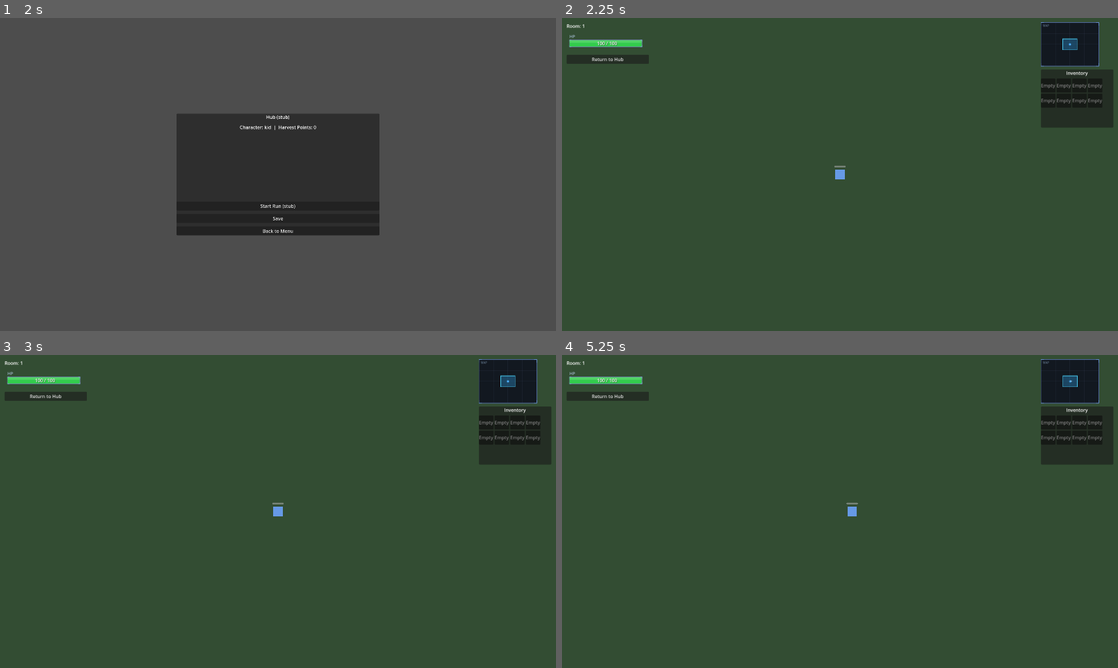
Above: before the commit, frames 1-4 (two rows, left to right).
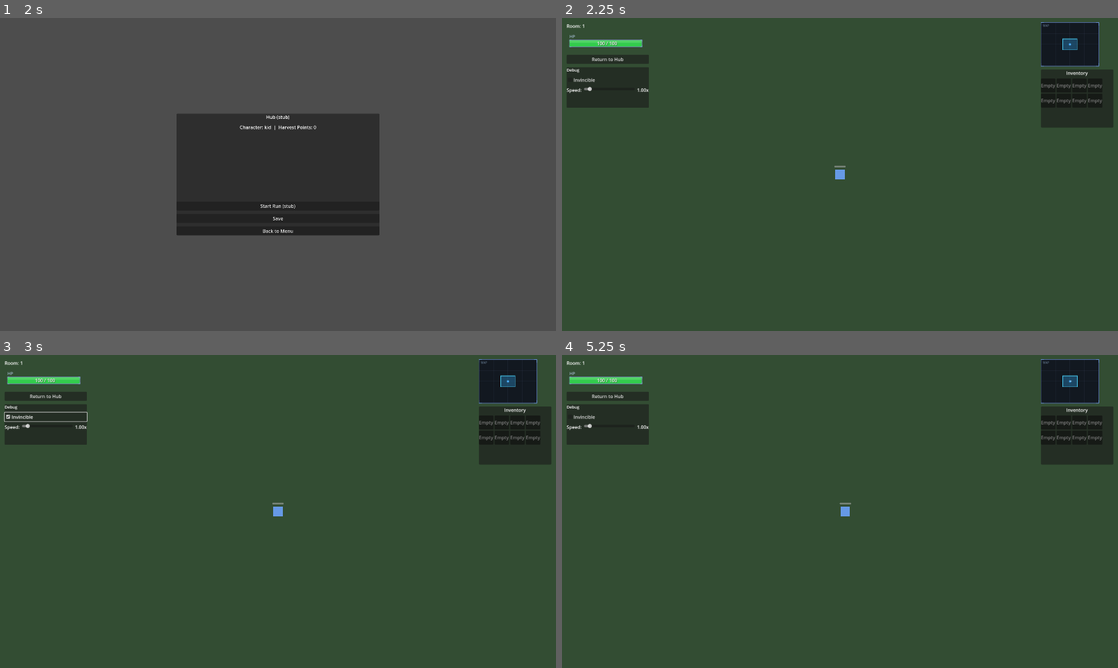
Above: after the commit, the same moments.

Repository: Fritzzzz1/NutriRun
Game: Godot game, scene res://scenes/ui/main_menu.tscn
Same seed, same stepped clock (60 frames per second), same inputs: the game is played once before the commit and once after it.
Inputs (mouse positions are in pixels of both pictures, inside the frame that each line leads up to):
- Up to frame 1 (2 s): click "Start (stub)" at 0.5 s; click "Continue" at 1.25 s
- Up to frame 2 (2.25 s): click "Start Run (stub)" at 2 s
- Up to frame 3 (3 s): click (44, 417) at 2.75 s, where only the run after the commit has a clickable "Invincible"
- Up to frame 4 (5.25 s): click "Return to Hub" at 3.5 s; click "Start Run (stub)" at 4.25 s; tap Enter at 5 s; hold Right (ui_right) from 5.03 s (still down)

Frame 1 is identical in both runs. In frame 2, 1.9% of the frame differs, in the area x 0-16%, y 15-29%; in frame 3, 1.8%; in frame 4, 2.0%, in the area x 0-92%, y 6-52%.

Commit message:
refactor movement

Diff:
--- a/scenes/entities/Player.tscn
+++ b/scenes/entities/Player.tscn
@@ -10,7 +10,7 @@
 
 [node name="Player" type="CharacterBody2D" groups=["player"]]
 collision_layer = 2
-collision_mask = 1
+collision_mask = 5
 script = ExtResource("1_player")
 
 [node name="CollisionShape2D" type="CollisionShape2D" parent="."]
--- a/scenes/gameplay/gameplay_root.tscn
+++ b/scenes/gameplay/gameplay_root.tscn
@@ -68,6 +68,51 @@
 layout_mode = 2
 text = "Return to Hub"
 
+[node name="DebugPanel" type="PanelContainer" parent="UILayer/UI/TopLeft/VBox"]
+layout_mode = 2
+custom_minimum_size = Vector2(280, 140)
+
+[node name="VBox" type="VBoxContainer" parent="UILayer/UI/TopLeft/VBox/DebugPanel"]
+layout_mode = 2
+theme_override_constants/separation = 8
+offset_left = 8.0
+offset_top = 8.0
+offset_right = 272.0
+offset_bottom = 132.0
+
+[node name="Label" type="Label" parent="UILayer/UI/TopLeft/VBox/DebugPanel/VBox"]
+layout_mode = 2
+text = "Debug"
+theme_override_font_sizes/font_size = 14
+
+[node name="InvincibleCheckBox" type="CheckBox" parent="UILayer/UI/TopLeft/VBox/DebugPanel/VBox"]
+layout_mode = 2
+text = "Invincible"
+
+[node name="GameSpeedContainer" type="HBoxContainer" parent="UILayer/UI/TopLeft/VBox/DebugPanel/VBox"]
+layout_mode = 2
+theme_override_constants/separation = 8
+
+[node name="GameSpeedLabel" type="Label" parent="UILayer/UI/TopLeft/VBox/DebugPanel/VBox/GameSpeedContainer"]
+layout_mode = 2
+size_flags_horizontal = 0
+text = "Speed:"
+custom_minimum_size = Vector2(50, 0)
+
+[node name="GameSpeedSlider" type="HSlider" parent="UILayer/UI/TopLeft/VBox/DebugPanel/VBox/GameSpeedContainer"]
+layout_mode = 2
+size_flags_horizontal = 3
+min_value = 0.25
+max_value = 10.0
+step = 0.25
+value = 1.0
+
+[node name="GameSpeedValueLabel" type="Label" parent="UILayer/UI/TopLeft/VBox/DebugPanel/VBox/GameSpeedContainer"]
+layout_mode = 2
+size_flags_horizontal = 0
+text = "1.0x"
+custom_minimum_size = Vector2(40, 0)
+
 [node name="TopRight" type="MarginContainer" parent="UILayer/UI"]
 layout_mode = 1
 anchors_preset = 1
@@ -96,3 +141,5 @@
 [node name="ItemPickupDisplay" parent="UILayer" instance=ExtResource("7_item_display")]
 
 [connection signal="pressed" from="UILayer/UI/TopLeft/VBox/ReturnButton" to="." method="_on_return_to_hub_pressed"]
+[connection signal="toggled" from="UILayer/UI/TopLeft/VBox/DebugPanel/VBox/InvincibleCheckBox" to="." method="_on_debug_invincible_toggled"]
+[connection signal="value_changed" from="UILayer/UI/TopLeft/VBox/DebugPanel/VBox/GameSpeedContainer/GameSpeedSlider" to="." method="_on_debug_game_speed_changed"]
--- a/scripts/enemies/EnemyBase.gd
+++ b/scripts/enemies/EnemyBase.gd
@@ -7,8 +7,13 @@
 var current_health: int = 50
 var speed: float = 80.0
 var damage: int = 10
-var attack_cooldown: float = 1.0
+var attack_cooldown: float = 0.3
 var attack_timer: float = 0.0
+var last_movement_direction: Vector2 = Vector2.ZERO
+
+# Push physics
+var push_velocity: Vector2 = Vector2.ZERO
+var push_resistance: float = 0.3
 
 var can_shoot: bool = true
 var projectile_speed: float = 250.0
@@ -16,6 +21,8 @@
 var shoot_cooldown: float = 2.0
 var shoot_timer: float = 0.0
 
+var game_balance: Dictionary = {}
+
 var player_ref: Node2D = null
 var is_active: bool = true
 
@@ -26,10 +33,11 @@
 
 
 func _ready() -> void:
+	_load_game_balance()
 	current_health = max_health
 
 	collision_layer = 4
-	collision_mask = 1
+	collision_mask = 1 + 2  # Collide with walls (layer 1) and player (layer 2)
 
 	visual_container = get_node_or_null("VisualContainer")
 	if not visual_container:
@@ -53,16 +61,24 @@
 	attack_timer -= delta
 	shoot_timer -= delta
 
+	# Decay push velocity
+	push_velocity = push_velocity.lerp(Vector2.ZERO, 20.0 * delta)
+
 	if player_ref and is_instance_valid(player_ref):
 		var direction = (player_ref.global_position - global_position).normalized()
 		var distance = global_position.distance_to(player_ref.global_position)
 
-		velocity = direction * speed
+		last_movement_direction = direction
+
+		# Combine movement with push from player
+		velocity = direction * speed + push_velocity
 		move_and_slide()
 
 		if can_shoot and shoot_timer <= 0 and distance < shoot_range and distance > 50:
 			_shoot_projectile(direction)
 			shoot_timer = shoot_cooldown
+
+		_check_contact_damage()
 	else:
 		_find_player()
 
@@ -158,6 +174,31 @@
 	tween.tween_property(visual_container, "modulate", Color.WHITE, 0.2)
 
 
+func _load_game_balance() -> void:
+	"""Load game balance settings from JSON config."""
+	var balance_path = "res://assets/data/game_balance.json"
+	if ResourceLoader.exists(balance_path):
+		var file = FileAccess.open(balance_path, FileAccess.READ)
+		if file:
+			var json = JSON.new()
+			var parse_result = json.parse_string(file.get_as_text())
+			file.close()
+
+			if parse_result:
+				game_balance = parse_result
+
+				if game_balance.has("enemy"):
+					var enemy_config = game_balance.enemy
+					max_health = enemy_config.get("base_health", 50)
+					speed = enemy_config.get("base_speed", 80.0)
+					damage = enemy_config.get("base_damage", 10)
+					attack_cooldown = enemy_config.get("attack_cooldown", 0.3)
+					projectile_speed = enemy_config.get("projectile_speed", 250.0)
+					shoot_range = enemy_config.get("shoot_range", 300.0)
+					shoot_cooldown = enemy_config.get("shoot_cooldown", 2.0)
+					push_resistance = enemy_config.get("push_resistance", 0.3)
+
+
 func _find_player() -> void:
 	"""Find the player in the scene."""
 	var players = get_tree().get_nodes_in_group("player")
@@ -222,6 +263,19 @@
 		hitbox.area_entered.connect(_on_hitbox_area_entered)
 
 
+func _check_contact_damage() -> void:
+	"""Check for continuous contact damage with player."""
+	if attack_timer > 0 or not is_active or not hitbox:
+		return
+
+	var overlapping_areas = hitbox.get_overlapping_areas()
+	for area in overlapping_areas:
+		var player = area.get_parent()
+		if player and player.is_in_group("player"):
+			_deal_contact_damage(player)
+			break
+
+
 func _on_hitbox_area_entered(area: Area2D) -> void:
 	"""Handle when hitbox overlaps with player hurtbox (contact damage)."""
 	if attack_timer > 0 or not is_active:
@@ -233,10 +287,10 @@
 
 
 func _deal_contact_damage(player: Node2D) -> void:
-	"""Deal contact damage to the player."""
+	"""Deal contact damage to the player and push them in enemy's movement direction."""
 	if player.has_method("take_damage"):
-		var knockback_dir = (player.global_position - global_position).normalized()
-		player.take_damage(damage, knockback_dir)
+		var push_direction = last_movement_direction if last_movement_direction != Vector2.ZERO else (player.global_position - global_position).normalized()
+		player.take_damage(damage, push_direction)
 		enemy_hit_player.emit()
 		attack_timer = attack_cooldown
 
@@ -282,6 +336,11 @@
 	if health_bar:
 		health_bar.max_value = max_health
 		health_bar.value = current_health
+
+
+func apply_push(push_force: Vector2) -> void:
+	"""Apply a push force to this enemy (from player collision)."""
+	push_velocity += push_force * push_resistance
 
 
 func _die() -> void:
--- a/scripts/gameplay/PlayerController.gd
+++ b/scripts/gameplay/PlayerController.gd
@@ -10,12 +10,23 @@
 var speed: int = 200
 
 var is_invincible: bool = false
+var debug_invincible: bool = false
 var is_dying: bool = false
 var invincibility_duration: float = 0.8
 var knockback_force: float = 300.0
 var knockback_velocity: Vector2 = Vector2.ZERO
 var knockback_decay: float = 10.0
 
+# Push physics
+var push_velocity: Vector2 = Vector2.ZERO
+var push_force: float = 1.0
+var push_dot_threshold: float = 0.5
+var push_decay: float = 15.0
+var max_push_force: float = 200.0
+var player_push_force: float = 50.0
+
+var game_balance: Dictionary = {}
+
 @onready var health_bar: ProgressBar = $HealthBar
 @onready var sprite: ColorRect = $Sprite
 @onready var hurtbox: Area2D = $Hurtbox
@@ -29,6 +40,7 @@
 
 
 func _ready() -> void:
+	_load_game_balance()
 	_load_character_stats()
 
 	base_max_health = max_health
@@ -54,6 +66,37 @@
 			world_bounds = camera.world_bounds
 
 
+func _load_game_balance() -> void:
+	"""Load game balance settings from JSON config."""
+	var balance_path = "res://assets/data/game_balance.json"
+	if ResourceLoader.exists(balance_path):
+		var file = FileAccess.open(balance_path, FileAccess.READ)
+		if file:
+			var json = JSON.new()
+			var parse_result = json.parse_string(file.get_as_text())
+			file.close()
+
+			if parse_result:
+				game_balance = parse_result
+
+				if game_balance.has("player"):
+					var player_config = game_balance.player
+					base_max_health = player_config.get("base_health", 100)
+					max_health = base_max_health
+					current_health = max_health
+					base_speed = player_config.get("base_speed", 200)
+					speed = base_speed
+					knockback_force = player_config.get("knockback_force", 300.0)
+					knockback_decay = player_config.get("knockback_decay", 10.0)
+					invincibility_duration = player_config.get("invincibility_duration", 0.8)
+					bounce_force = player_config.get("bounce_force", 200.0)
+					push_force = player_config.get("push_force", 250.0)
+					push_dot_threshold = player_config.get("push_dot_threshold", 0.5)
+					push_decay = player_config.get("push_decay", 15.0)
+					max_push_force = player_config.get("max_push_force", 400.0)
+					player_push_force = player_config.get("player_push_force", 50.0)
+
+
 func _load_character_stats() -> void:
 	var char_id: String = GameState.selected_character_id
 
@@ -71,8 +114,7 @@
 						character_data = char
 						max_health = char.get("hp", 100)
 						current_health = max_health
-						speed = char.get("speed", 200) * 10
-						speed = int(speed * 1.5)
+						speed = char.get("speed", 20) * 10
 						break
 
 	if character_data.is_empty():
@@ -80,8 +122,6 @@
 		current_health = 100
 		speed = 200
 
-	speed = int(speed * 1.5)
-
 
 func _on_inventory_changed() -> void:
 	"""Update player stats based on active buffs."""
@@ -103,8 +143,8 @@
 
 
 func _physics_process(delta: float) -> void:
+	_apply_knockback(delta)
 	_handle_movement(delta)
-	_apply_knockback(delta)
 	_clamp_to_world_bounds()
 
 	if bounce_cooldown > 0:
@@ -125,16 +165,99 @@
 
 	if input_vector.length() > 0:
 		input_vector = input_vector.normalized()
-		velocity = input_vector * speed + knockback_velocity
-	else:
-		velocity = knockback_velocity
+
+	# Combine all forces: input, knockback, and push
+	var input_velocity = input_vector * speed
+	velocity = input_velocity + knockback_velocity + push_velocity
+
+	print("[PUSH DEBUG] Before move_and_slide - push_velocity: %s, total velocity: %s" % [push_velocity, velocity])
 
 	move_and_slide()
+
+	# Calculate push forces from collisions and immediately apply for next iteration
+	_calculate_push_forces()
+
+	# Decay push when not colliding (will be overwritten if collision detected above)
+	if get_slide_collision_count() == 0:
+		push_velocity = push_velocity.lerp(Vector2.ZERO, push_decay * delta)
+		if push_velocity.length() > 0.1:
+			print("[PUSH DEBUG] Decaying push_velocity: %s" % push_velocity)
+
+	print("[PUSH DEBUG] End of frame - push_velocity: %s" % push_velocity)
 
 
 func _apply_knockback(delta: float) -> void:
 	"""Decay knockback over time."""
 	knockback_velocity = knockback_velocity.lerp(Vector2.ZERO, knockback_decay * delta)
+
+
+func _calculate_push_forces() -> void:
+	"""Calculate push forces from directional collisions with enemies."""
+	var accumulated_push = Vector2.ZERO
+	var collision_count = get_slide_collision_count()
+
+	if collision_count > 0:
+		print("[PUSH DEBUG] Total collisions: %d" % collision_count)
+
+	for i in range(collision_count):
+		var collision = get_slide_collision(i)
+		var collider = collision.get_collider()
+
+		print("[PUSH DEBUG] Collision %d: collider=%s, is_enemy=%s" % [
+			i,
+			collider.name if collider else "null",
+			collider.is_in_group("enemies") if collider else false
+		])
+
+		if not collider or not collider.is_in_group("enemies"):
+			continue
+
+		# Get enemy movement direction and speed
+		# IMPORTANT: Don't use collider.velocity - it's modified by move_and_slide()
+		# Use last_movement_direction which stores the enemy's intended direction
+		var enemy_direction = Vector2.ZERO
+		var enemy_speed = 0.0
+
+		if "last_movement_direction" in collider and "speed" in collider:
+			enemy_direction = collider.last_movement_direction
+			enemy_speed = collider.speed
+
+		print("[PUSH DEBUG] Enemy direction: %s, speed: %.2f" % [enemy_direction, enemy_speed])
+
+		if enemy_direction.length_squared() < 0.01:
+			print("[PUSH DEBUG] Enemy not moving, skipping")
+			continue
+
+		var enemy_vel_norm = enemy_direction.normalized()
+
+		# Simple approach: Push player in the direction the enemy is moving
+		# Scale push by enemy speed
+		var speed_factor = min(enemy_speed / 100.0, 1.5)
+		var push_amount = enemy_vel_norm * push_force * speed_factor
+		accumulated_push += push_amount
+
+		print("[PUSH DEBUG] PUSH APPLIED! enemy_vel_norm: %s, speed_factor: %.2f, push_amount: %s, total: %s" % [
+			enemy_vel_norm,
+			speed_factor,
+			push_amount,
+			accumulated_push
+		])
+
+		# Apply minor counter-push to enemy
+		if collider.has_method("apply_push"):
+			var counter_push = -enemy_vel_norm * player_push_force * speed_factor
+			collider.apply_push(counter_push)
+
+	# Cap maximum push force when surrounded
+	if accumulated_push.length() > max_push_force:
+		accumulated_push = accumulated_push.normalized() * max_push_force
+
+	print("[PUSH DEBUG] Final accumulated_push: %s, push_velocity set to: %s" % [accumulated_push, accumulated_push])
+
+	# Set push velocity for next frame
+	push_velocity = accumulated_push
+
+
 
 
 func _clamp_to_world_bounds() -> void:
@@ -215,7 +338,8 @@
 	_update_health_display()
 	health_changed.emit(current_health, max_health)
 
-	if current_health <= 0:
+	# Check for death only if debug invincibility is not enabled
+	if current_health <= 0 and not debug_invincible:
 		_die()
 		return
 
@@ -309,3 +433,12 @@
 	death_tween.tween_property(sprite, "rotation", randf_range(-0.5, 0.5), 0.4)
 
 	death_tween.tween_property(self, "position:y", position.y - 30, 0.4).set_ease(Tween.EASE_OUT)
+
+
+func set_debug_invincible(enabled: bool) -> void:
+	"""Set debug invincibility mode."""
+	debug_invincible = enabled
+	if enabled:
+		EventBus.push_notification("Debug: Invincibility enabled")
+	else:
+		EventBus.push_notification("Debug: Invincibility disabled")
--- a/scripts/gameplay/gameplay_root_controller.gd
+++ b/scripts/gameplay/gameplay_root_controller.gd
@@ -1,6 +1,7 @@
 extends Node
 
 const DEATH_SCREEN_SCENE = preload("res://scenes/ui/death_screen.tscn")
+const DO_DISPLAY_DEBUG_PANEL: bool = true
 
 @onready var gameplay_layer: Node2D = $GameplayLayer
 @onready var room: Node2D = $GameplayLayer/Room
@@ -10,6 +11,10 @@
 @onready var item_spawner: Node2D = $GameplayLayer/ItemSpawner
 @onready var enemy_spawner: Node2D = $GameplayLayer/EnemySpawner
 @onready var item_display: Control = $UILayer/ItemPickupDisplay
+@onready var debug_panel: PanelContainer = $UILayer/UI/TopLeft/VBox/DebugPanel
+@onready var invincible_checkbox: CheckBox = $UILayer/UI/TopLeft/VBox/DebugPanel/VBox/InvincibleCheckBox
+@onready var game_speed_slider: HSlider = $UILayer/UI/TopLeft/VBox/DebugPanel/VBox/GameSpeedContainer/GameSpeedSlider
+@onready var game_speed_label: Label = $UILayer/UI/TopLeft/VBox/DebugPanel/VBox/GameSpeedContainer/GameSpeedValueLabel
 
 var run_stats: Dictionary = {
 	"rooms_cleared": 0,
@@ -57,6 +62,7 @@
 	_setup_spawners()
 
 	_update_room_label()
+	_setup_debug_panel()
 
 	EventBus.push_notification("Gameplay started - Room %d" % GameState.current_room)
 	EventBus.run_started.emit()
@@ -184,3 +190,33 @@
 	run_active = false
 	EventBus.run_ended.emit()
 	SceneManager.go_to_hub()
+
+
+func _setup_debug_panel() -> void:
+	"""Setup debug panel visibility."""
+	if debug_panel:
+		debug_panel.visible = DO_DISPLAY_DEBUG_PANEL
+
+	# Initialize game speed to default (1.0)
+	if game_speed_slider:
+		game_speed_slider.value = 1.0
+		Engine.time_scale = 1.0
+		_update_game_speed_label(1.0)
+
+
+func _on_debug_invincible_toggled(button_pressed: bool) -> void:
+	"""Handle debug invincibility checkbox toggle."""
+	if player and player.has_method("set_debug_invincible"):
+		player.set_debug_invincible(button_pressed)
+
+
+func _on_debug_game_speed_changed(value: float) -> void:
+	"""Handle debug game speed slider change."""
+	Engine.time_scale = value
+	_update_game_speed_label(value)
+
+
+func _update_game_speed_label(value: float) -> void:
+	"""Update the game speed label to show current value."""
+	if game_speed_label:
+		game_speed_label.text = "%.2fx" % value
